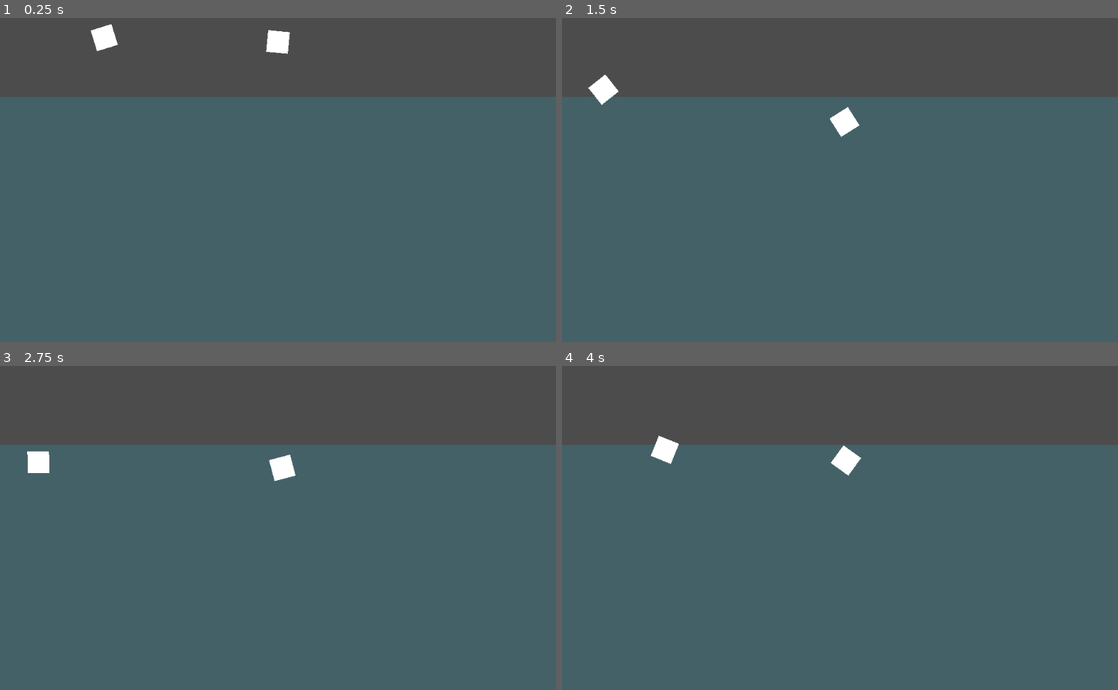
Above: before the commit, frames 1-4 (two rows, left to right).
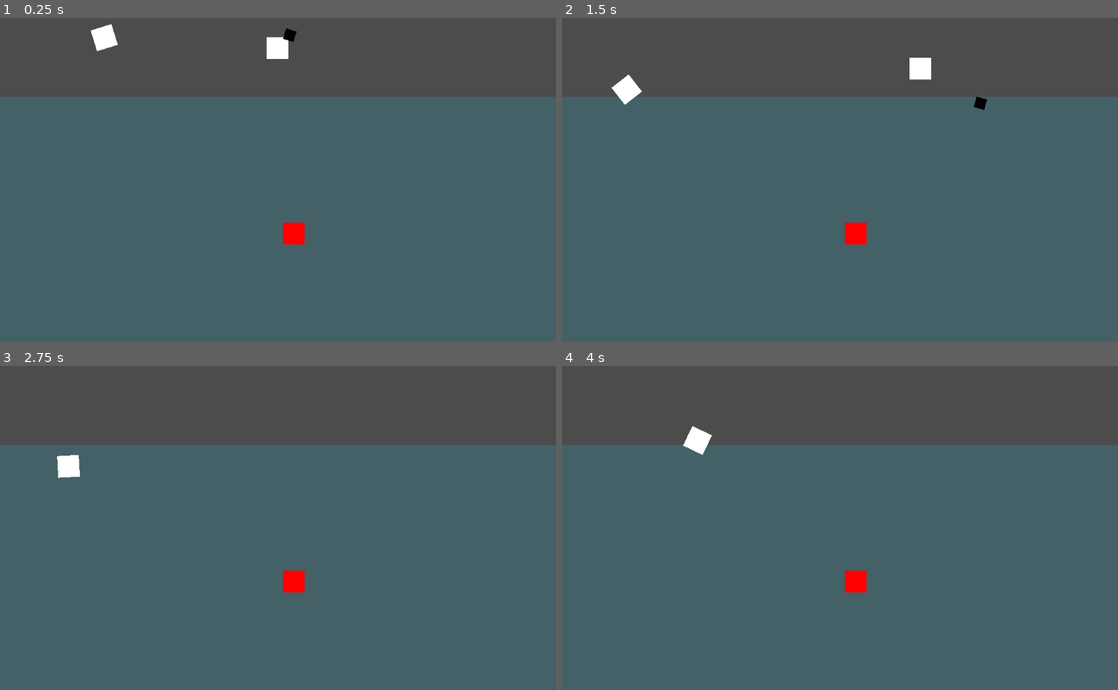
Above: after the commit, the same moments.

Repository: its-dlh/brackeys-2023.2
Game: Godot game, scene res://World/World.tscn
The game is run twice, just before and just after one commit, with the same random seed, the same clock (stepped at 60 frames per second) and the same inputs. Before the commit the project has no main scene; this scene is started directly in both runs.
Inputs (mouse positions are in pixels of both pictures, inside the frame that each line leads up to):
- Up to frame 1 (0.25 s): no input
- Up to frame 2 (1.5 s): move the mouse to (962, 163) at 0.52 s; hold Right (ui_right) 0.53-1.28 s; click (962, 163) at 0.67 s; move the mouse to (728, 196) at 1.27 s; hold Down (ui_down) from 1.28 s (still down); click (728, 196) at 1.42 s
- Up to frame 3 (2.75 s): move the mouse to (333, 456) at 2.02 s; release Down (ui_down) at 2.03 s; hold Right (ui_right) from 2.03 s (still down); click (333, 456) at 2.17 s
- Up to frame 4 (4 s): move the mouse to (812, 592) at 2.77 s; release Right (ui_right) at 2.78 s; hold Up (ui_up) 2.78-3.53 s; click (812, 592) at 2.92 s; move the mouse to (1006, 576) at 3.52 s; hold Left (ui_left) from 3.53 s (still down); click (1006, 576) at 3.67 s

The runs differ from the first frame. In frame 1, 0.5% of the frame differs, in the area x 47-55%, y 3-70%; in frame 2, 1.4%, in the area x 4-77%, y 12-70%; in frame 3, 1.1%; in frame 4, 1.1%.

Commit message:
Add DampedSpringJoint2D and an anchor
WIP of using throwing an anchor to pull your character across and down into the water.  Currently breaks the follow cursor code and it doesn't know how to stick.

Diff:
--- a/Player/RigidPlayer.gd
+++ b/Player/RigidPlayer.gd
@@ -1,5 +1,15 @@
-extends RigidBody2D
+extends Node2D
 
+var is_stuck: bool = false
+onready var RigidPlayer: RigidBody2D = $RigidPlayer
+onready var hook: RigidBody2D = $Anchor
+onready var chain: DampedSpringJoint2D = $Chain
+
+enum HookStates {
+	idle,
+	extended,
+	stuck
+}
 
 func look_follow(state, current_position, target_position):
 	var target_angle: int = rad2deg( atan2(target_position.y - current_position.y, target_position.x - current_position.x) )
@@ -13,5 +23,5 @@
 
 func _input(event):
 	if event is InputEventMouseButton and event.button_index == BUTTON_LEFT and event.pressed:
-		var impulse_vector = Vector2(100, 0).rotated(rotation)
-		apply_impulse(Vector2(), impulse_vector)
+		var impulse_vector = Vector2(500, 0).rotated(rotation)
+		hook.apply_impulse(Vector2(), impulse_vector)
--- a/Player/RigidPlayer.tscn
+++ b/Player/RigidPlayer.tscn
@@ -1,20 +1,47 @@
-[gd_scene load_steps=3 format=2]
+[gd_scene load_steps=4 format=2]
 
 [ext_resource path="res://Player/RigidPlayer.gd" type="Script" id=1]
 
 [sub_resource type="RectangleShape2D" id=2]
 extents = Vector2( 33.3566, 33.7604 )
 
-[node name="RigidPlayer" type="RigidBody2D"]
-position = Vector2( 96, 16 )
+[sub_resource type="RectangleShape2D" id=3]
+
+[node name="Player" type="Node2D"]
 script = ExtResource( 1 )
 
-[node name="CollisionShape2D" type="CollisionShape2D" parent="."]
+[node name="RigidPlayer" type="RigidBody2D" parent="."]
+
+[node name="CollisionShape2D" type="CollisionShape2D" parent="RigidPlayer"]
 scale = Vector2( 0.59933, 0.587948 )
 shape = SubResource( 2 )
 
-[node name="ColorRect" type="ColorRect" parent="."]
+[node name="ColorRect" type="ColorRect" parent="RigidPlayer"]
 margin_left = -20.0
 margin_top = -20.0
 margin_right = 20.0
 margin_bottom = 20.0
+
+[node name="Anchor" type="RigidBody2D" parent="."]
+position = Vector2( 30, -30 )
+__meta__ = {
+"_edit_group_": true
+}
+
+[node name="CollisionShape2D" type="CollisionShape2D" parent="Anchor"]
+position = Vector2( 0, 30 )
+shape = SubResource( 3 )
+
+[node name="ColorRect" type="ColorRect" parent="Anchor/CollisionShape2D"]
+margin_left = -10.0
+margin_top = -10.0
+margin_right = 10.0
+margin_bottom = 10.0
+color = Color( 0, 0, 0, 1 )
+
+[node name="Chain" type="DampedSpringJoint2D" parent="."]
+pause_mode = 1
+node_a = NodePath("../RigidPlayer")
+node_b = NodePath("../Anchor")
+length = 70.0
+rest_length = 20.0
--- a/World/World.tscn
+++ b/World/World.tscn
@@ -5,6 +5,9 @@
 
 [sub_resource type="RectangleShape2D" id=1]
 extents = Vector2( 100000, 100000 )
+
+[sub_resource type="RectangleShape2D" id=2]
+extents = Vector2( 20, 20 )
 
 [node name="Node2D" type="Node2D"]
 
@@ -37,3 +40,24 @@
 smoothing_enabled = true
 
 [node name="TorquePlayer" parent="." instance=ExtResource( 2 )]
+[node name="Target" type="RigidBody2D" parent="."]
+position = Vector2( 425, 360 )
+gravity_scale = 0.0
+__meta__ = {
+"_edit_group_": true
+}
+
+[node name="CollisionShape2D" type="CollisionShape2D" parent="Target"]
+position = Vector2( 20, 20 )
+shape = SubResource( 2 )
+
+[node name="ColorRect" type="ColorRect" parent="Target/CollisionShape2D"]
+anchor_left = -20.0
+anchor_top = -20.0
+anchor_right = 20.0
+anchor_bottom = 20.0
+margin_left = -20.0
+margin_top = -20.0
+margin_right = 20.0
+margin_bottom = 20.0
+color = Color( 1, 0, 0, 1 )
--- a/project.godot
+++ b/project.godot
@@ -11,6 +11,7 @@
 [application]
 
 config/name="Brackeys 2023.2"
+run/main_scene="res://World/World.tscn"
 config/icon="res://icon.png"
 
 [gui]
